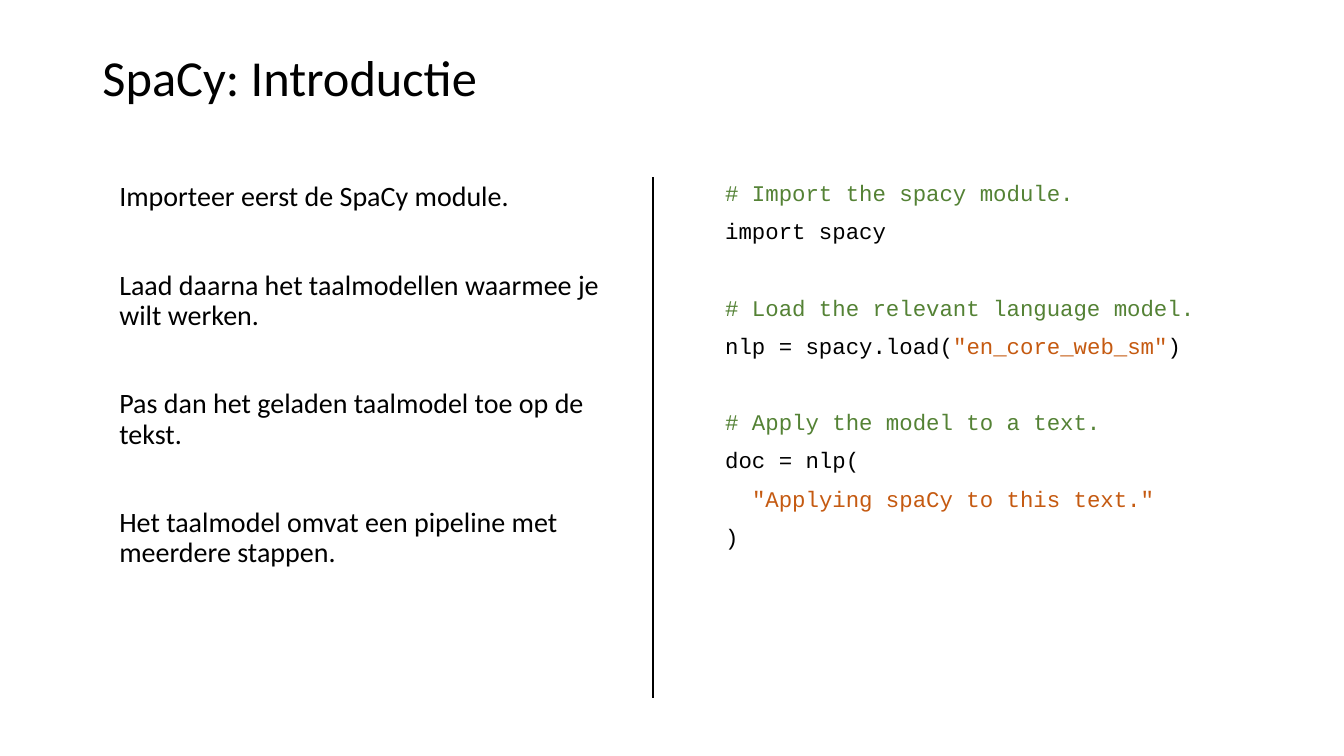
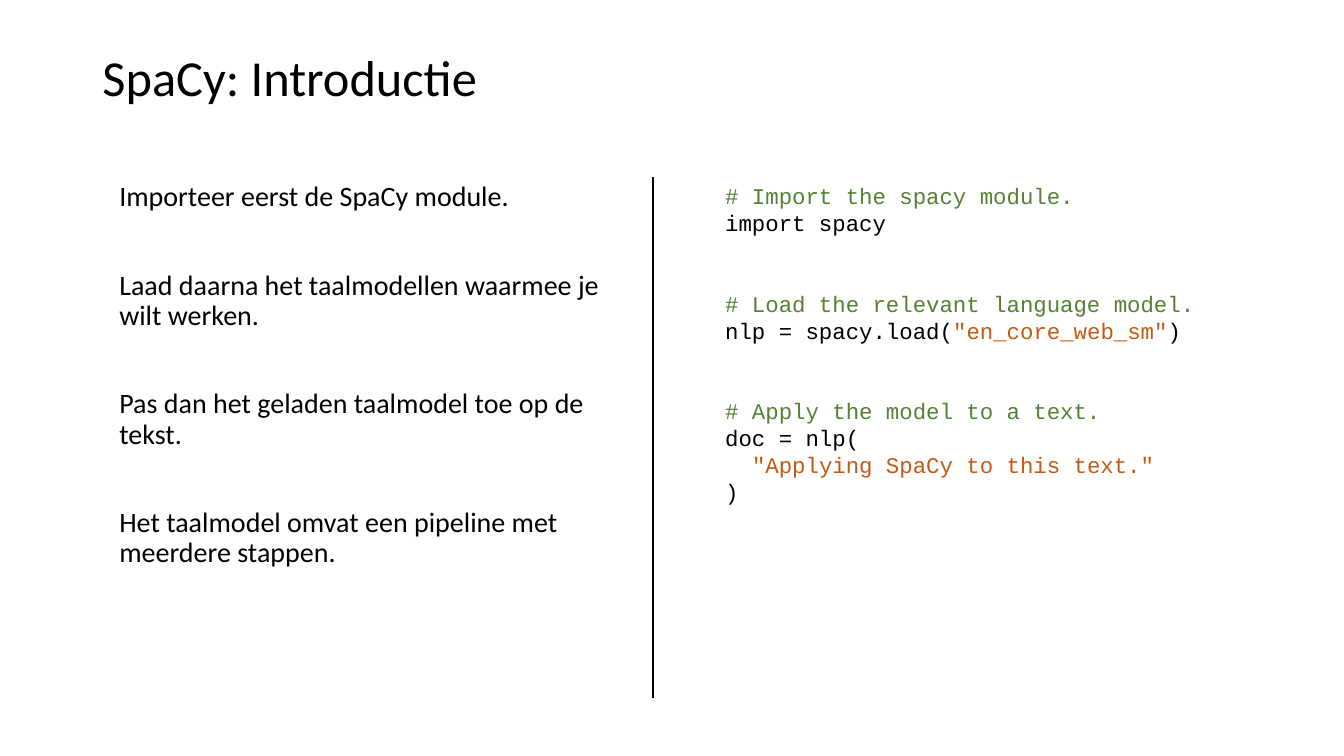
Before and after one commit to LFKoning/knowledge-sharing, a slide deck: slide 28 of python_trainees/5_nlp/python_traineeship_5.pptx. Drawn at 1344x756 pixels with LibreOffice and Linux fonts; fonts in the diff are those of the drawing. Boxes give left, top, right and bottom in pixels: in the first picture for what was removed or moved away, otherwise in the second. Text is boxed around its words. In the diff, an @@ line names an element or a change of style, - is before the commit and + after.

```diff
--- a/python_trainees/5_nlp/python_traineeship_5.pptx
+++ b/python_trainees/5_nlp/python_traineeship_5.pptx
@@ text at bbox=[725, 188, 1194, 451]: line spacing 0.9 to 1; less space between paragraphs @@
@@ text at bbox=[752, 457, 1154, 478]: text changed @@
-"Applying spaCy to this text."
+"Applying SpaCy to this text."
```
Also in this commit, not shown: 12 other slides changed, 18 slides added, 2 slides removed, 10 other files.
